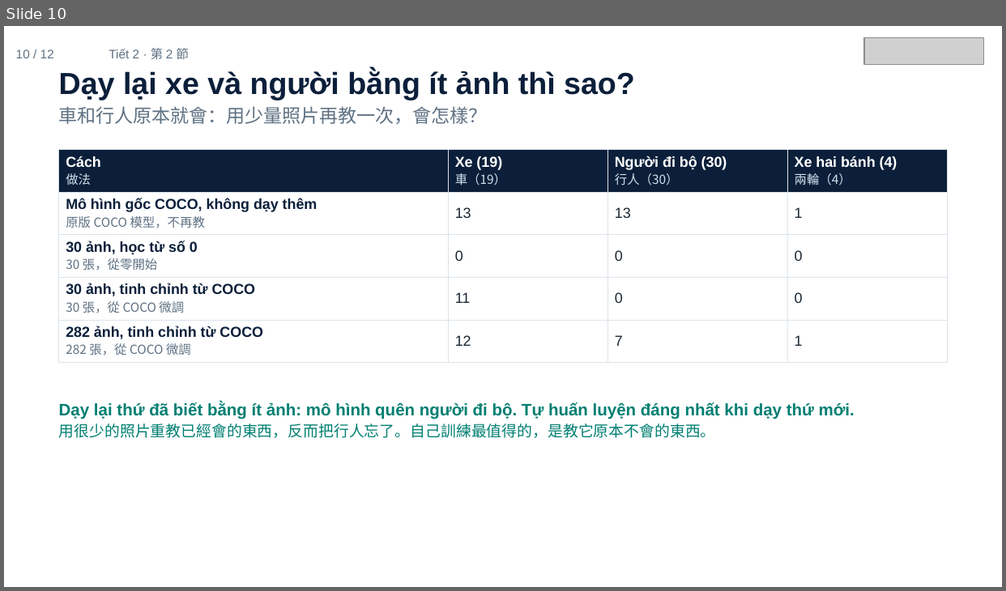
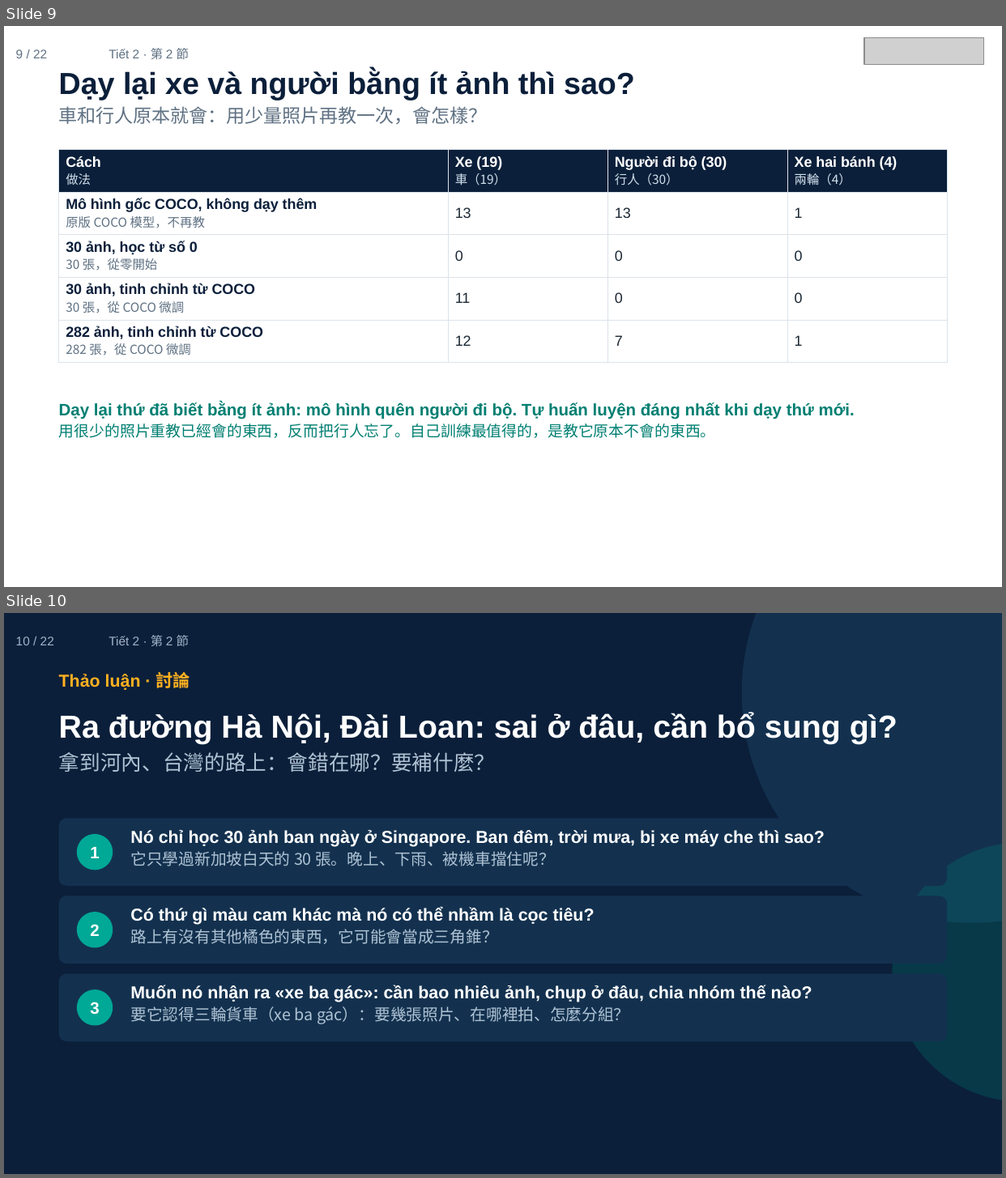
Before and after one commit to ch-neural/MITUST-Principles-of-Self-Driving-Cars, a slide deck: 第十週(11-12)/第十週_第2節_簡報.pptx. Shown one above the other, each under a label of ours: slide 10 before the commit, slides 9 and 10 after it. The pictures are 1006x591 and 1006x1178 pixels, drawn with LibreOffice and Linux fonts; fonts in the diff are those of the drawing; grey boxes stand for pictures. Boxes give left, top, right and bottom in pixels: in the first picture for what was removed or moved away, otherwise in the second. Text is boxed around its words. In the diff, an @@ line names an element or a change of style, - is before the commit and + after.

```diff
--- a/第十週(11-12)/第十週_第2節_簡報.pptx
+++ b/第十週(11-12)/第十週_第2節_簡報.pptx
@@ slide 10 added at <box>4,613,1002,1174</box>, background #0B1F3A @@
@@ text added at <box>16,636,54,645</box>, 9 pt, text #9FB3C8 @@
+10 / 22
@@ text added at <box>108,635,189,646</box>, 9 pt, text #9FB3C8 @@
+Tiết 2 · 第 2 節
@@ ellipse added at <box>743,613,1002,922</box>, fill #13314F, outline #13314F 1 pt @@
@@ text added at <box>59,672,191,690</box>, 12.5 pt, text #FFB020, bold @@
+Thảo luận · 討論
@@ text added at <box>59,713,897,772</box>, 23 pt, text #FFFFFF, bold @@
+Ra đường Hà Nội, Đài Loan: sai ở đâu, cần bổ sung gì?
+拿到河內、台灣的路上：會錯在哪？要補什麼？
@@ rounded rectangle added at <box>59,819,947,887</box>, fill #13314F @@
@@ text added at <box>130,830,825,867</box>, 12.5 pt, text #FFFFFF, bold @@
+Nó chỉ học 30 ảnh ban ngày ở Singapore. Ban đêm, trời mưa, bị xe máy che thì sao?
+它只學過新加坡白天的 30 張。晚上、下雨、被機車擋住呢？
@@ ellipse added at <box>77,835,113,871</box>, fill #00A896 @@
@@ text added at <box>90,847,99,858</box>, 12 pt, text #FFFFFF, bold @@
+1
@@ ellipse added at <box>892,842,1002,1102</box>, fill #007F72 at 28% opacity @@
@@ rounded rectangle added at <box>59,897,947,965</box>, fill #13314F @@
@@ ellipse added at <box>77,913,113,948</box>, fill #00A896 @@
@@ text added at <box>90,924,99,936</box>, 12 pt, text #FFFFFF, bold @@
+2
@@ text added at <box>130,907,594,944</box>, 12.5 pt, text #FFFFFF, bold @@
+Có thứ gì màu cam khác mà nó có thể nhầm là cọc tiêu?
+路上有沒有其他橘色的東西，它可能會當成三角錐？
@@ rounded rectangle added at <box>59,974,947,1042</box>, fill #13314F @@
@@ ellipse added at <box>77,990,113,1026</box>, fill #00A896 @@
@@ text added at <box>130,985,812,1024</box>, 12.5 pt, text #FFFFFF, bold @@
+Muốn nó nhận ra «xe ba gác»: cần bao nhiêu ảnh, chụp ở đâu, chia nhóm thế nào?
+要它認得三輪貨車（xe ba gác）：要幾張照片、在哪裡拍、怎麼分組？
@@ text added at <box>90,1002,99,1015</box>, 12 pt, text #FFFFFF, bold @@
+3
@@ what was slide 10 is now slide 9 @@
@@ slide 9 changed as well @@
@@ text at <box>16,49,47,58</box>: text changed @@
-10 / 12
+9 / 22
```
Also in this commit, not shown: 5 other slides changed, 15 other slides added, 6 slides removed, 3 other files.
